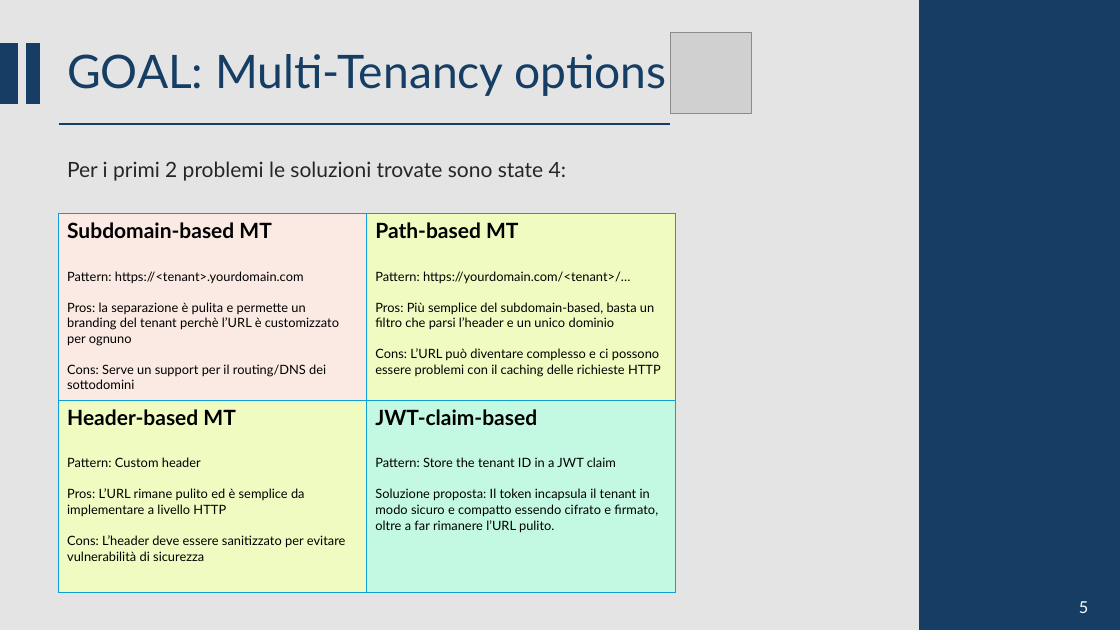
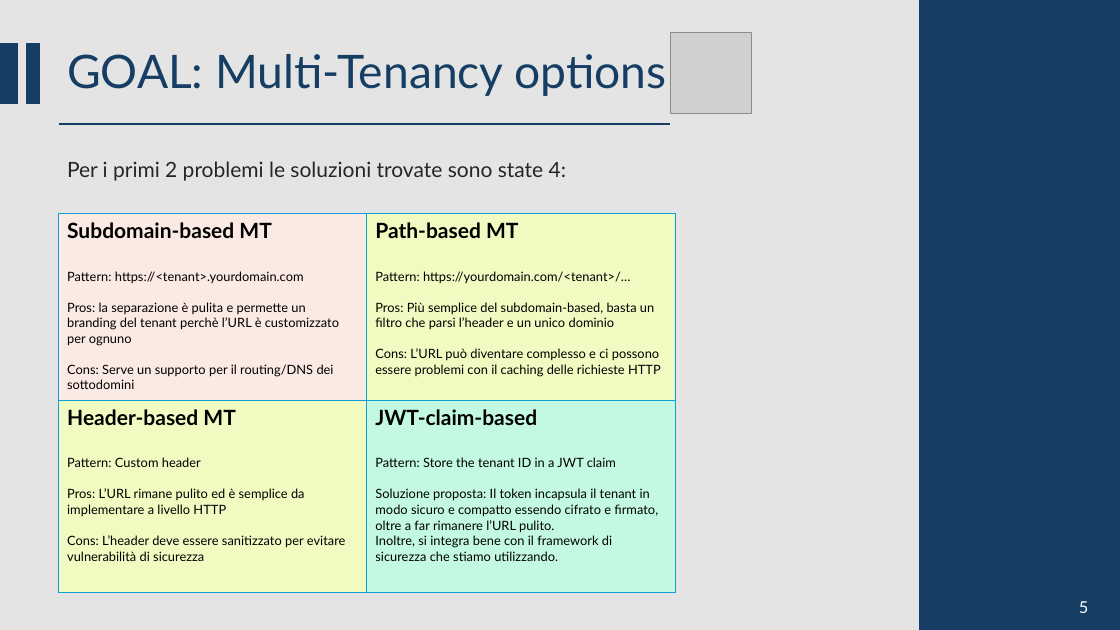
Before and after one commit to CSW-Teams/MS3-docs, a slide deck: slide 11 of ShiftsHappen/Sprint 1/CSW Sprint 1.pptm. Drawn at 1120x630 pixels with LibreOffice and Linux fonts; fonts in the diff are those of the drawing; grey boxes stand for pictures. Boxes give left, top, right and bottom in pixels: in the first picture for what was removed or moved away, otherwise in the second. Text is boxed around its words. In the diff, an @@ line names an element or a change of style, - is before the commit and + after.

```diff
--- a/ShiftsHappen/Sprint 1/CSW Sprint 1.pptm
+++ b/ShiftsHappen/Sprint 1/CSW Sprint 1.pptm
@@ table at (59, 214, 676, 593) @@
-row 1, column 1: Subdomain-based MT / Pattern: https://<tenant>.yourdomain.com / Pros: la separazione è pulita e permette un branding del tenant perchè l’URL è customizzato per ognuno / Cons: Serve un support per il routing/DNS dei sottodomini
+row 1, column 1: Subdomain-based MT / Pattern: https://<tenant>.yourdomain.com / Pros: la separazione è pulita e permette un branding del tenant perchè l’URL è customizzato per ognuno / Cons: Serve un supporto per il routing/DNS dei sottodomini
-row 2, column 2: JWT-claim-based / Pattern: Store the tenant ID in a JWT claim / Soluzione proposta: Il token incapsula il tenant in modo sicuro e compatto essendo cifrato e firmato, oltre a far rimanere l’URL pulito.
+row 2, column 2: JWT-claim-based / Pattern: Store the tenant ID in a JWT claim / Soluzione proposta: Il token incapsula il tenant in modo sicuro e compatto essendo cifrato e firmato, oltre a far rimanere l’URL pulito. / Inoltre, si integra bene con il framework di sicurezza che stiamo utilizzando.
```
Also in this commit, not shown: 9 other slides changed, 1 slide added.
